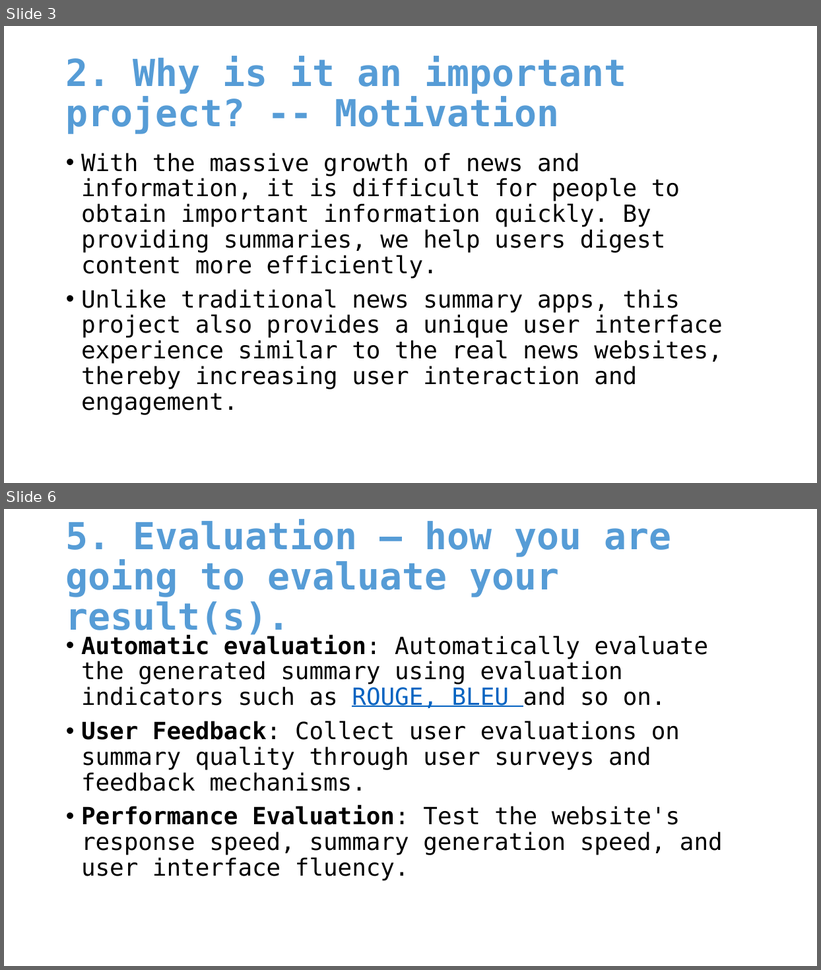
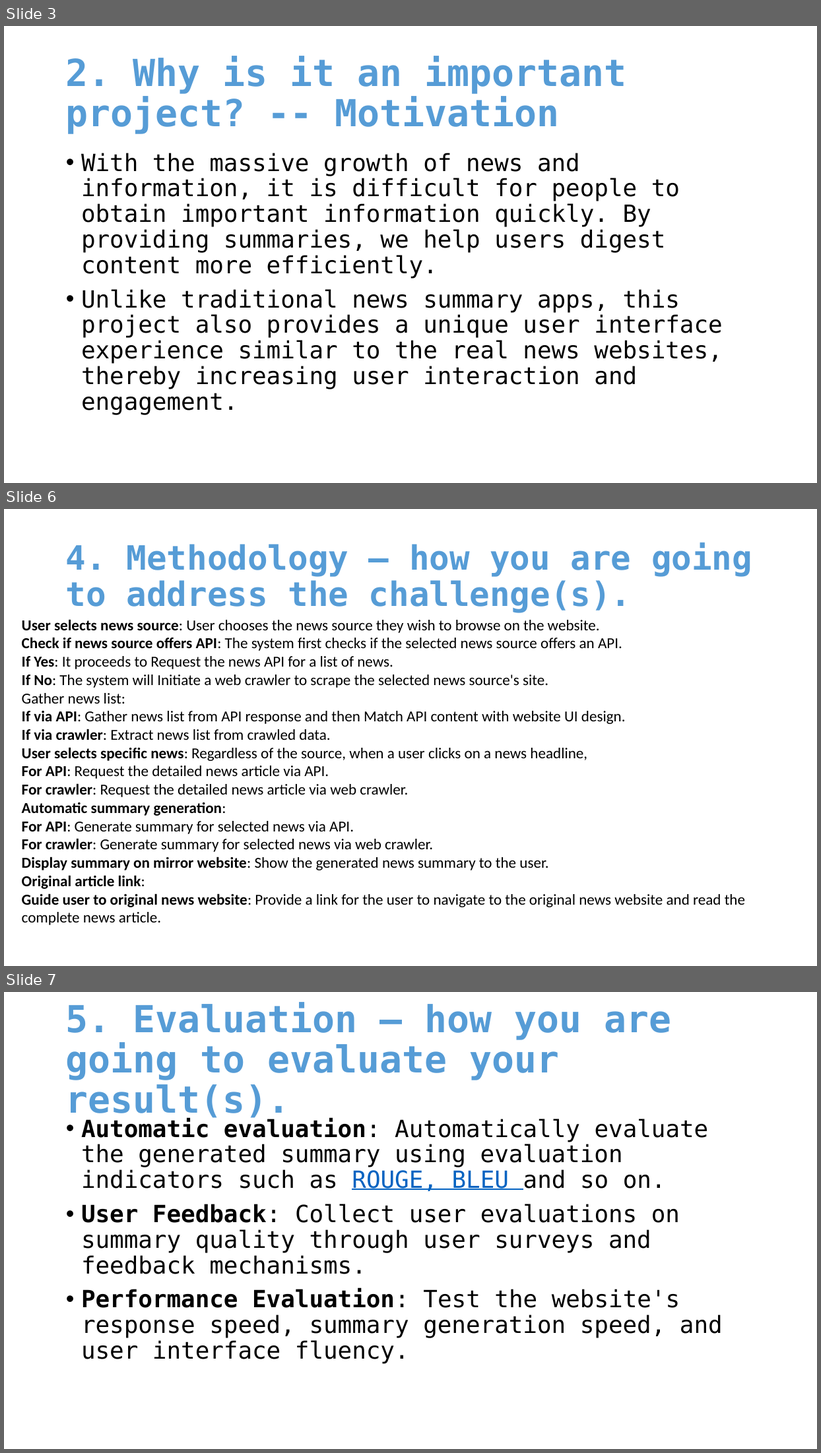
Before and after one commit to VergilOP/Note, a slide deck: University/3rd/Project/Proposal.pptx. Shown one above the other, each under a label of ours: slides 3 and 6 before the commit, slides 3, 6 and 7 after it; the slides between them are not shown. The pictures are 821x970 and 821x1453 pixels, drawn with LibreOffice and Linux fonts; fonts in the diff are those of the drawing. Boxes give left, top, right and bottom in pixels: in the first picture for what was removed or moved away, otherwise in the second. Text is boxed around its words. In the diff, an @@ line names an element or a change of style, - is before the commit and + after.

```diff
--- a/University/3rd/Project/Proposal.pptx
+++ b/University/3rd/Project/Proposal.pptx
@@ slide 6 added at (x1=4, y1=509, x2=817, y2=966), background #FFFFFF @@
@@ title added at (x1=66, y1=543, x2=752, y2=613), 39.6 pt, text #569CD6, bold @@
+4. Methodology – how you are going to address the challenge(s).
@@ text added at (x1=22, y1=619, x2=745, y2=925), 18 pt, text #000000 @@
+User selects news source: User chooses the news source they wish to browse on the website.
+Check if news source offers API: The system first checks if the selected news source offers an API.
+If Yes: It proceeds to Request the news API for a list of news.
+If No: The system will Initiate a web crawler to scrape the selected news source's site.
+Gather news list:
+If via API: Gather news list from API response and then Match API content with website UI design.
+If via crawler: Extract news list from crawled data.
+User selects specific news: Regardless of the source, when a user clicks on a news headline,
+For API: Request the detailed news article via API.
+For crawler: Request the detailed news article via web crawler.
+Automatic summary generation:
+For API: Generate summary for selected news via API.
+For crawler: Generate summary for selected news via web crawler.
+Display summary on mirror website: Show the generated news summary to the user.
+Original article link:
+Guide user to original news website: Provide a link for the user to navigate to the original news website and read the complete news article.
@@ what was slide 6 is now slide 7 @@
```
Also in this commit, not shown: 4 slides changed, 5 other slides added, 1 slide removed, 8 other files.
